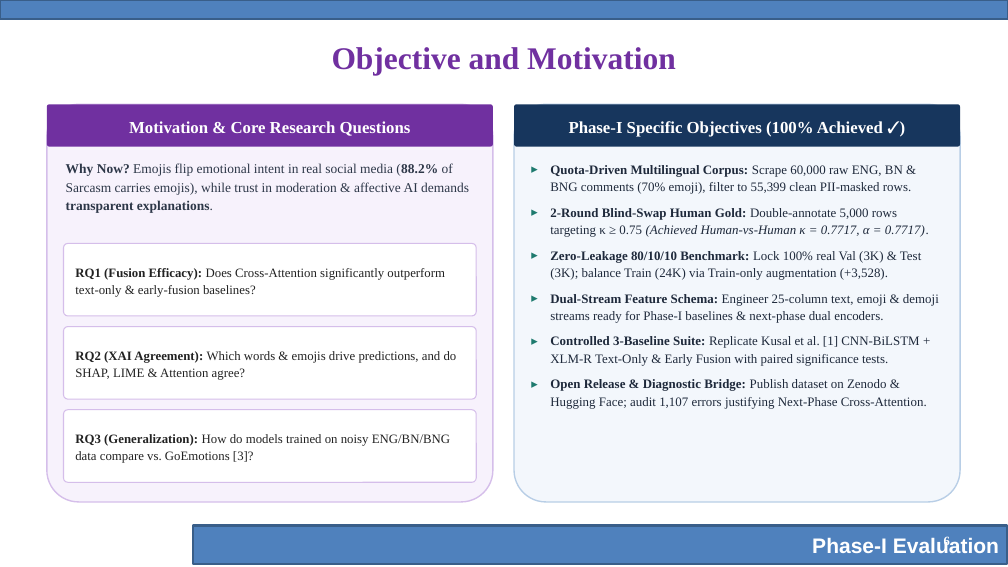
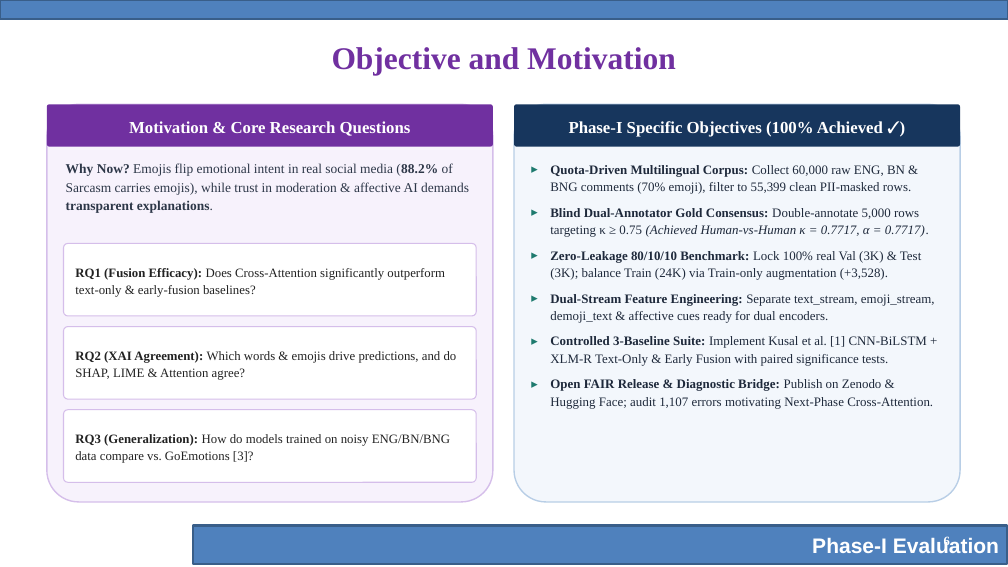
Before and after one commit to ragibcs/AffectFusion, a slide deck: slide 6 of docs/phase_1/AffectFusion_Phase-I_Evaluation.pptx. Drawn at 1008x567 pixels with LibreOffice and Linux fonts; fonts in the diff are those of the drawing; background and template pictures are left out. Boxes give left, top, right and bottom in pixels: in the first picture for what was removed or moved away, otherwise in the second. Text is boxed around its words. In the diff, an @@ line names an element or a change of style, - is before the commit and + after.

Commit message:
Finalize submission-ready Phase-I report, slides, and 11-step methodology diagram

```diff
--- a/docs/phase_1/AffectFusion_Phase-I_Evaluation.pptx
+++ b/docs/phase_1/AffectFusion_Phase-I_Evaluation.pptx
@@ text at box(550, 165, 929, 237): text changed @@
-▸ Quota-Driven Multilingual Corpus: Scrape 60,000 raw ENG, BN & BNG comments (70% emoji), filter to 55,399 clean PII-masked rows.
-▸ 2-Round Blind-Swap Human Gold: Double-annotate 5,000 rows targeting κ ≥ 0.75 (Achieved Human-vs-Human κ = 0.7717, α = 0.7717).
+▸ Quota-Driven Multilingual Corpus: Collect 60,000 raw ENG, BN & BNG comments (70% emoji), filter to 55,399 clean PII-masked rows.
+▸ Blind Dual-Annotator Gold Consensus: Double-annotate 5,000 rows targeting κ ≥ 0.75 (Achieved Human-vs-Human κ = 0.7717, α = 0.7717).
@@ text at box(550, 294, 935, 409): text changed @@
-▸ Dual-Stream Feature Schema: Engineer 25-column text, emoji & demoji streams ready for Phase-I baselines & next-phase dual encoders.
-▸ Controlled 3-Baseline Suite: Replicate Kusal et al. [1] CNN-BiLSTM + XLM-R Text-Only & Early Fusion with paired significance tests.
-▸ Open Release & Diagnostic Bridge: Publish dataset on Zenodo & Hugging Face; audit 1,107 errors justifying Next-Phase Cross-Attention.
+▸ Dual-Stream Feature Engineering: Separate text_stream, emoji_stream, demoji_text & affective cues ready for dual encoders.
+▸ Controlled 3-Baseline Suite: Implement Kusal et al. [1] CNN-BiLSTM + XLM-R Text-Only & Early Fusion with paired significance tests.
+▸ Open FAIR Release & Diagnostic Bridge: Publish on Zenodo & Hugging Face; audit 1,107 errors motivating Next-Phase Cross-Attention.
```
Also in this commit, not shown: 12 other slides changed, 2 other files.
